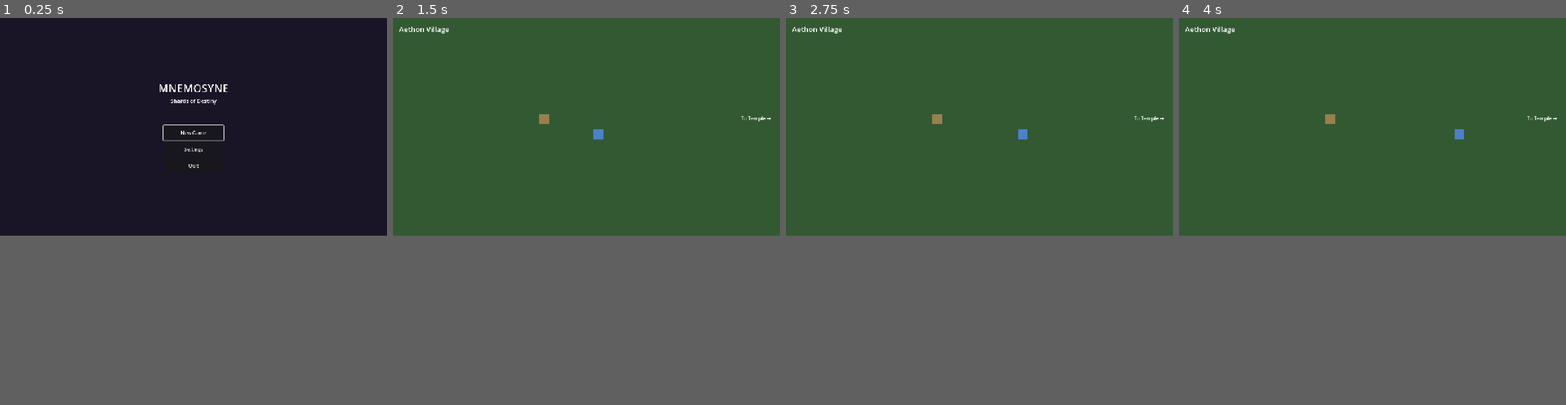
Above: before the commit, frames 1-4 (left to right).
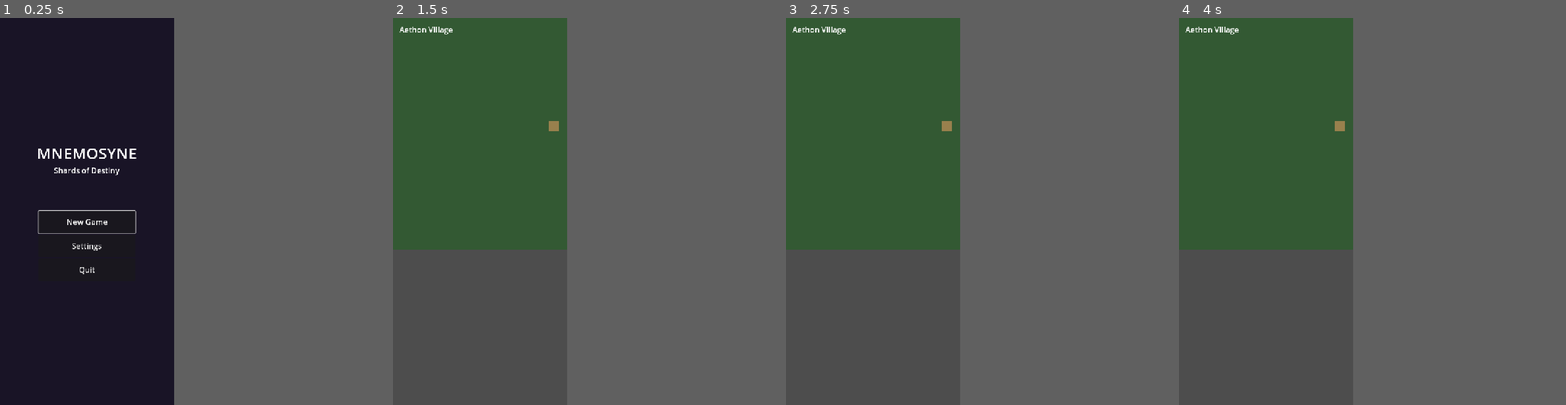
Above: after the commit, the same moments.

Repository: GeoDoo/mnemosyne-shards-of-destiny
Game: Godot game, scene res://scenes/main/main_menu.tscn
Same seed, same stepped clock (60 frames per second), same inputs: the game is played once before the commit and once after it.
Inputs (mouse positions are in pixels of both pictures, inside the frame that each line leads up to):
- Up to frame 1 (0.25 s): no input
- Up to frame 2 (1.5 s): click "New Game" at 0.5 s; tap Enter (ui_accept) at 1.25 s; move the mouse to (671, 114) at 1.27 s; hold D (move_right) from 1.28 s (still down); hold E (interact) from 1.28 s (still down); click (671, 114) at 1.42 s
- Up to frame 3 (2.75 s): tap Enter (ui_accept) at 1.52 s; release D (move_right) at 2 s; release E (interact) at 2 s; drag from (902, 137) to (1022, 145) at 2.02 s
- Up to frame 4 (4 s): tap Enter (ui_accept) at 2.75 s; move the mouse to (1411, 79) at 2.77 s; hold D (move_right) 2.78-3.5 s; hold E (interact) 2.78-3.5 s; drag from (1353, 168) to (1329, 122) at 3.52 s
In our replay, the window is 800x450 before the commit and 360x800 after it. These sizes can differ from the game's own. Grey fills any space a smaller window leaves; there, only what the larger window draws over its background counts as a difference.

The runs differ from the first frame. In frame 1, 1.2% of the frame differs, in the area x 9-59%, y 17-67%; in frame 2, 2.0%, in the area x 0-98%, y 2-60%; in frame 3, 2.0%; in frame 4, 2.0%.

Commit message:
fix: Mobile portrait mode and UI scaling
- Change viewport to 540x1200 portrait orientation
- Increase font sizes and button sizes for touch
- Fix flip_h error on placeholder sprites
- Add .idsig to gitignore

Diff:
--- a/project.godot
+++ b/project.godot
@@ -25,11 +25,11 @@
 
 [display]
 
-window/size/viewport_width=1280
-window/size/viewport_height=720
+window/size/viewport_width=540
+window/size/viewport_height=1200
 window/stretch/mode="canvas_items"
-window/stretch/aspect="expand"
-window/handheld/orientation=1
+window/stretch/aspect="keep"
+window/handheld/orientation=0
 
 [input]
 
@@ -91,3 +91,4 @@
 
 textures/canvas_textures/default_texture_filter=0
 renderer/rendering_method="mobile"
+textures/vram_compression/import_etc2_astc=true
--- a/scenes/main/main_menu.tscn
+++ b/scenes/main/main_menu.tscn
@@ -36,42 +36,46 @@
 
 [node name="Title" type="Label" parent="VBoxContainer"]
 layout_mode = 2
-theme_override_font_sizes/font_size = 36
+theme_override_font_sizes/font_size = 48
 text = "MNEMOSYNE"
 horizontal_alignment = 1
 
 [node name="Subtitle" type="Label" parent="VBoxContainer"]
 layout_mode = 2
-theme_override_font_sizes/font_size = 18
+theme_override_font_sizes/font_size = 24
 text = "Shards of Destiny"
 horizontal_alignment = 1
 
 [node name="Spacer" type="Control" parent="VBoxContainer"]
-custom_minimum_size = Vector2(0, 60)
+custom_minimum_size = Vector2(0, 100)
 layout_mode = 2
 
 [node name="NewGameButton" type="Button" parent="VBoxContainer"]
-custom_minimum_size = Vector2(200, 50)
+custom_minimum_size = Vector2(300, 70)
 layout_mode = 2
 size_flags_horizontal = 4
+theme_override_font_sizes/font_size = 24
 text = "New Game"
 
 [node name="ContinueButton" type="Button" parent="VBoxContainer"]
-custom_minimum_size = Vector2(200, 50)
+custom_minimum_size = Vector2(300, 70)
 layout_mode = 2
 size_flags_horizontal = 4
+theme_override_font_sizes/font_size = 24
 text = "Continue"
 
 [node name="SettingsButton" type="Button" parent="VBoxContainer"]
-custom_minimum_size = Vector2(200, 50)
+custom_minimum_size = Vector2(300, 70)
 layout_mode = 2
 size_flags_horizontal = 4
+theme_override_font_sizes/font_size = 24
 text = "Settings"
 
 [node name="QuitButton" type="Button" parent="VBoxContainer"]
-custom_minimum_size = Vector2(200, 50)
+custom_minimum_size = Vector2(300, 70)
 layout_mode = 2
 size_flags_horizontal = 4
+theme_override_font_sizes/font_size = 24
 text = "Quit"
 
 [connection signal="pressed" from="VBoxContainer/NewGameButton" to="." method="_on_new_game_pressed"]
--- a/scripts/exploration/npc.gd
+++ b/scripts/exploration/npc.gd
@@ -108,11 +108,12 @@
 	if not sprite:
 		return
 
-	# Simple left/right flip for now
-	if direction.x < 0:
-		sprite.flip_h = true
-	elif direction.x > 0:
-		sprite.flip_h = false
+	# Simple left/right flip (only works for actual sprites, not placeholders)
+	if "flip_h" in sprite:
+		if direction.x < 0:
+			sprite.flip_h = true
+		elif direction.x > 0:
+			sprite.flip_h = false
 
 
 func _physics_process(delta: float) -> void:
Not shown, changed: .gitignore
